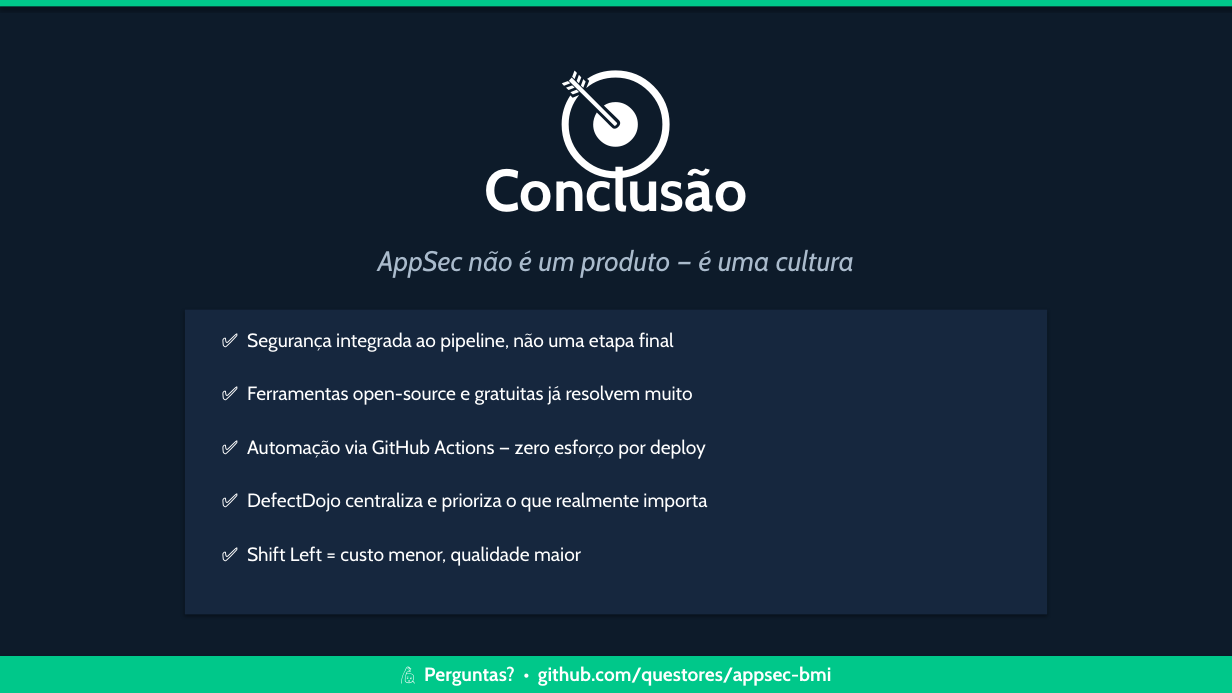
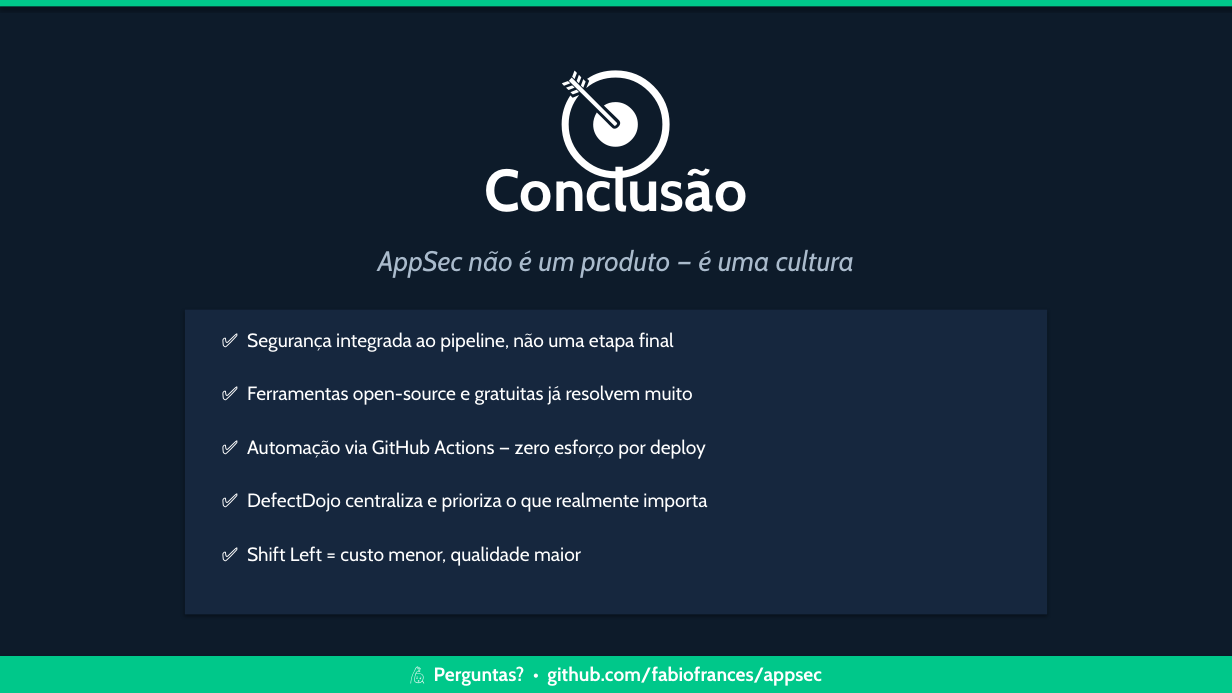
Before and after one commit to fabiofrances/appsec, a slide deck: slide 17 of reports/appsec-palestra.pptx. Drawn at 1232x693 pixels with LibreOffice and Linux fonts; fonts in the diff are those of the drawing. Boxes give left, top, right and bottom in pixels: in the first picture for what was removed or moved away, otherwise in the second. Text is boxed around its words. In the diff, an @@ line names an element or a change of style, - is before the commit and + after.

```diff
--- a/reports/appsec-palestra.pptx
+++ b/reports/appsec-palestra.pptx
@@ text at <box>434,666,821,686</box>: text changed @@
-🙋 Perguntas? • github.com/questores/appsec-bmi
+🙋 Perguntas? • github.com/fabiofrances/appsec
```
Also in this commit, not shown: 1 other slide changed, 1 other file.
